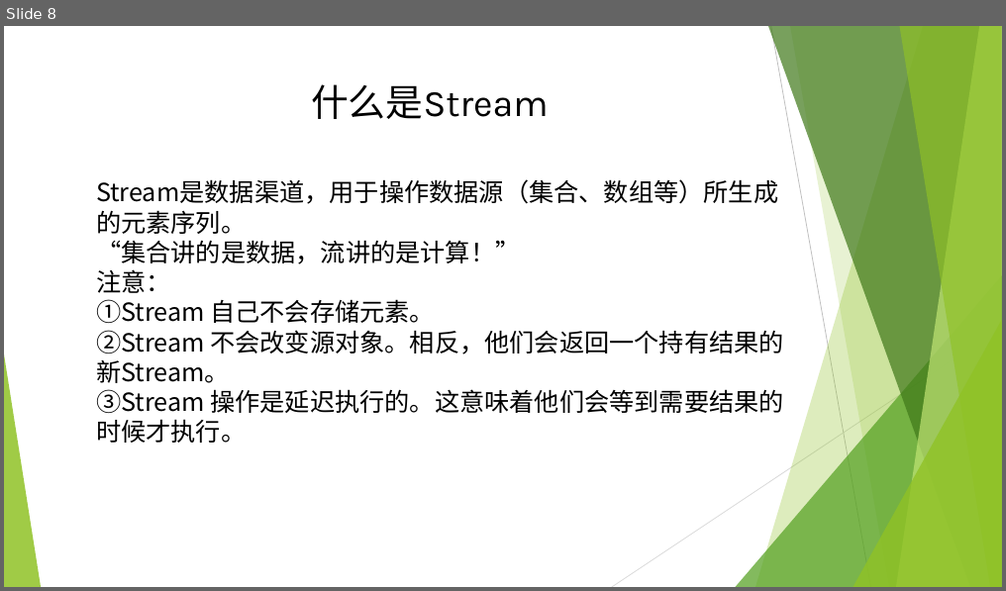
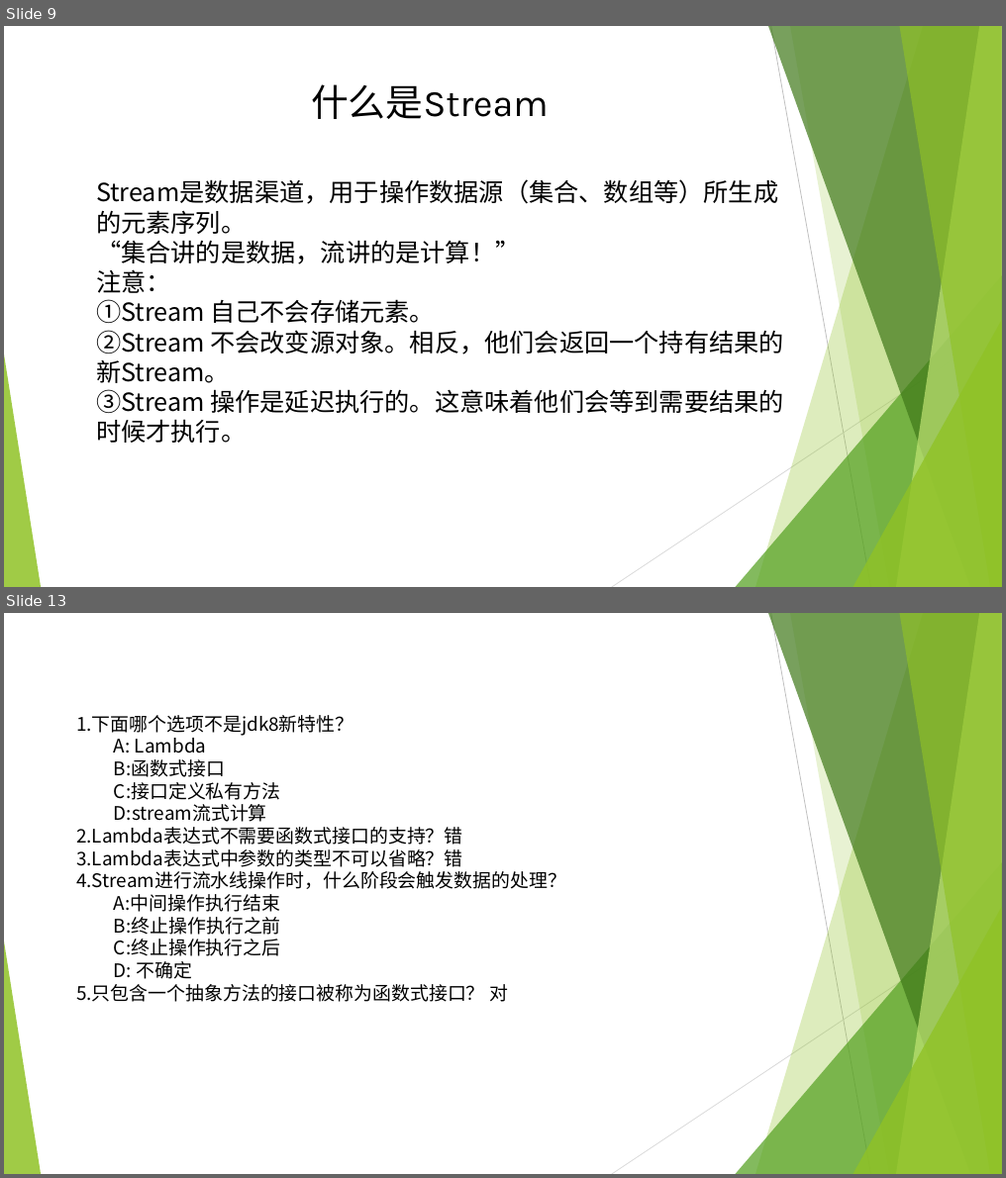
Before and after one commit to lsl645031854/ppt, a slide deck: Lambda表达式和Stream API.pptx. Shown one above the other, each under a label of ours: slide 8 before the commit, slides 9 and 13 after it; the slides between them are not shown. The pictures are 1006x591 and 1006x1178 pixels, drawn with LibreOffice and Linux fonts; fonts in the diff are those of the drawing. Boxes give left, top, right and bottom in pixels: in the first picture for what was removed or moved away, otherwise in the second. Text is boxed around its words. In the diff, an @@ line names an element or a change of style, - is before the commit and + after.

```diff
--- a/Lambda表达式和Stream API.pptx
+++ b/Lambda表达式和Stream API.pptx
@@ slide 13 added at [4,613,1002,1174], background #FFFFFF; not listed: 10 template elements that a slide beside it also shows @@
@@ text added at [76,715,566,1002], 18 pt, text #000000 @@
+1.下面哪个选项不是jdk8新特性？
+  A: Lambda
+  B:函数式接口
+  C:接口定义私有方法
+  D:stream流式计算
+2.Lambda表达式不需要函数式接口的支持？错
+3.Lambda表达式中参数的类型不可以省略？错
+4.Stream进行流水线操作时，什么阶段会触发数据的处理？
+A:中间操作执行结束
+B:终止操作执行之前
+C:终止操作执行之后
+D: 不确定
+5.只包含一个抽象方法的接口被称为函数式接口？ 对
@@ what was slide 8 is now slide 9 @@
```
Also in this commit, not shown: 3 slides changed, 3 other slides added, 1 other file.
